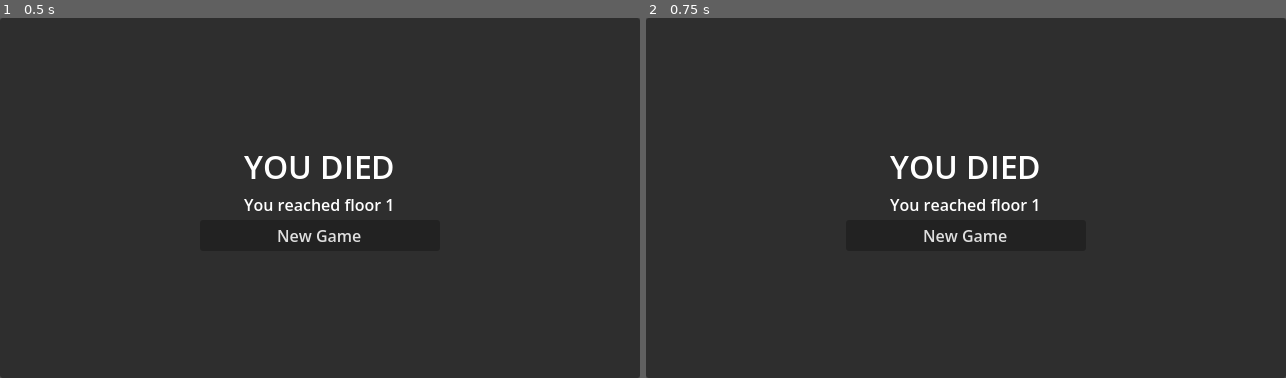
Above: before the commit, frames 1-2 (left to right).
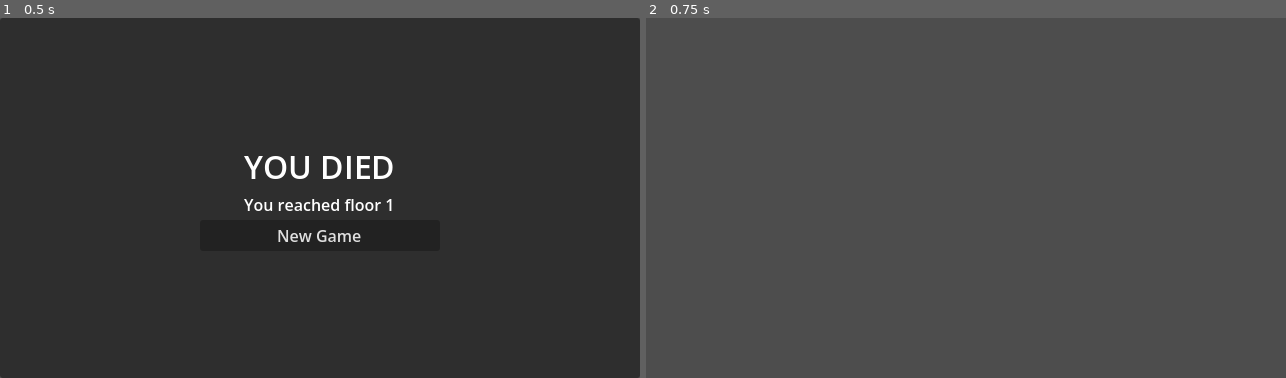
Above: after the commit, the same moments.

Repository: Bacilek/Dragons-in-Dungeons
Game: Godot game, scene res://scenes/ui/game_over.tscn
Two runs of this game, one before a commit and one after it. Both use one fixed random seed, a clock stepped at 60 frames per second and the inputs below. This scene is started directly instead of the project's main scene.
Inputs:
- Up to frame 1 (0.5 s): no input
- Up to frame 2 (0.75 s): click "New Game" at 0.5 s

Frame 1 is identical in both runs. In frame 2, 100% of the frame differs, in the area x 0-100%, y 0-100%.
Error after the commit: Cannot call method 'reload_current_scene' on a null value. (res://scripts/ui/game_over.gd:14)

Commit message:
Fix new game screen, add HP regen, fix combat log scroll
- game_over: remove self from root before reload so the overlay doesn't persist across new games
- player: passive regen 1 HP every 6 turns (connected to player_turn_started), logs green recovery message
- hud: combat log now appends newest at bottom with scroll_following=true so it auto-scrolls to latest message

Co-Authored-By: Claude Sonnet 4.6 <noreply@anthropic.com>

Diff:
--- a/scenes/ui/hud.tscn
+++ b/scenes/ui/hud.tscn
@@ -39,5 +39,5 @@
 offset_right = -4.0
 offset_bottom = -4.0
 bbcode_enabled = true
-scroll_active = false
+scroll_following = true
 theme_override_font_sizes/font_size = 10
--- a/scripts/entities/player.gd
+++ b/scripts/entities/player.gd
@@ -8,15 +8,29 @@
 var _queued_path: Array[Vector2i] = []
 var _path_executing: bool = false
 
+var _regen_counter: int = 0
+const REGEN_TURNS: int = 6
+
 func _ready() -> void:
 	stats = GameState.player_stats
 	z_index = 3  # render above fog overlay
 	_setup_animations()
 	_setup_hp_bar()
 	GameState.player_hp_changed.connect(_on_player_hp_changed)
+	TurnManager.player_turn_started.connect(_on_turn_started)
 
 func _on_player_hp_changed(_c: int, _m: int) -> void:
 	update_hp_bar()
+
+func _on_turn_started() -> void:
+	_regen_counter += 1
+	if _regen_counter < REGEN_TURNS:
+		return
+	_regen_counter = 0
+	var s: Stats = GameState.player_stats
+	if s.current_hp < s.max_hp and not GameState.is_game_over:
+		GameState.heal(1)
+		GameState.log("[color=green]You recover 1 HP.[/color]")
 
 func _setup_animations() -> void:
 	var frames := SpriteFrames.new()
--- a/scripts/ui/game_over.gd
+++ b/scripts/ui/game_over.gd
@@ -9,4 +9,6 @@
 
 func _on_new_game() -> void:
 	GameState.start_new_run()
+	get_parent().remove_child(self)
+	queue_free()
 	get_tree().reload_current_scene()
--- a/scripts/ui/hud.gd
+++ b/scripts/ui/hud.gd
@@ -29,7 +29,7 @@
 	get_tree().root.add_child(game_over.instantiate())
 
 func _on_combat_message(msg: String) -> void:
-	_log_messages.push_front(msg)
+	_log_messages.push_back(msg)
 	if _log_messages.size() > MAX_LOG_MESSAGES:
-		_log_messages.resize(MAX_LOG_MESSAGES)
+		_log_messages.remove_at(0)
 	log_label.text = "\n".join(_log_messages)
